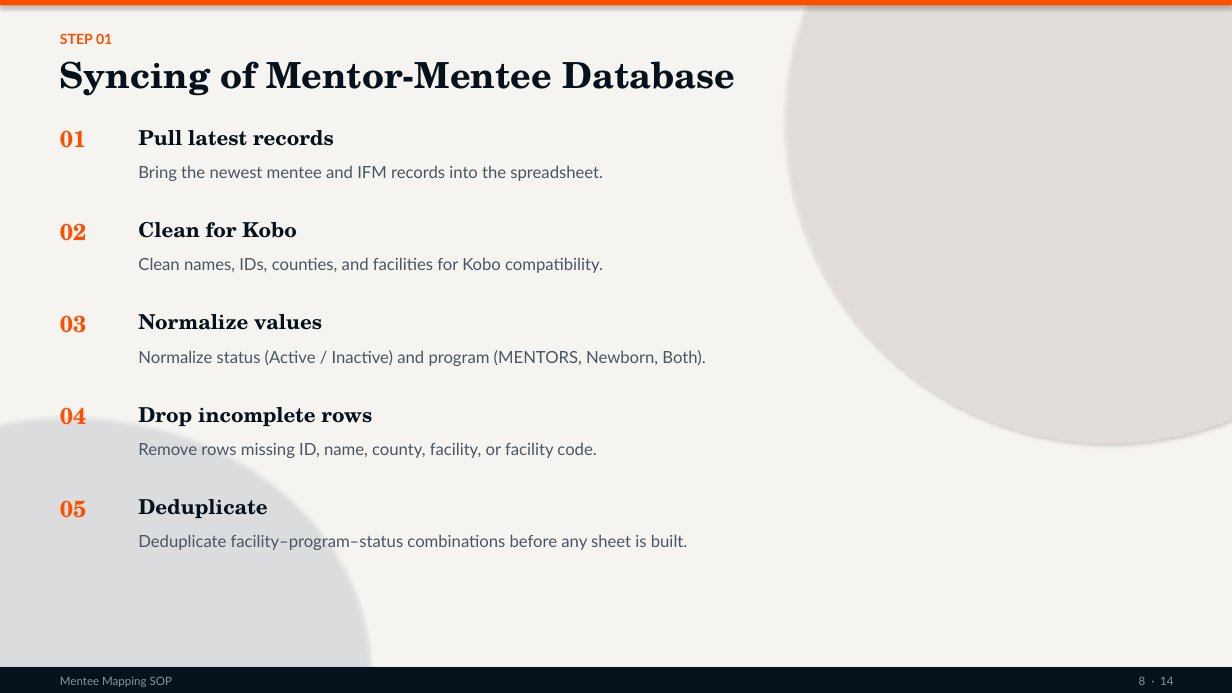
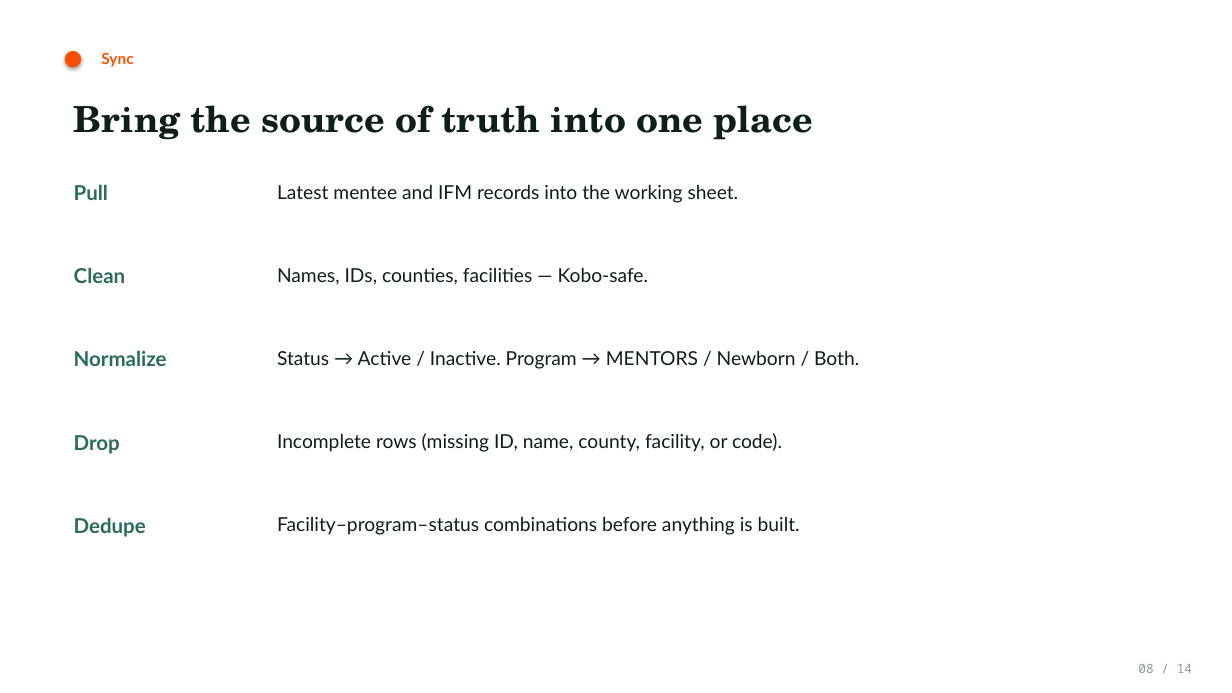
Before and after one commit to kakaijacob/Special-Operations-Schema, a slide deck: slide 8 of docs/Mentee_Mapping_SOP.pptx. Drawn at 1232x693 pixels with LibreOffice and Linux fonts; fonts in the diff are those of the drawing; background and template pictures are left out. Boxes give left, top, right and bottom in pixels: in the first picture for what was removed or moved away, otherwise in the second. Text is boxed around its words. In the diff, an @@ line names an element or a change of style, - is before the commit and + after.

```diff
--- a/docs/Mentee_Mapping_SOP.pptx
+++ b/docs/Mentee_Mapping_SOP.pptx
@@ rectangle removed at [0,0,1232,693] @@
@@ rectangle removed at [0,0,1232,6] @@
@@ ellipse removed at [786,0,1232,444] @@
@@ text removed at [60,33,112,44] @@
-STEP 01
@@ ellipse added at [65,51,81,67], fill #FD4F00 @@
@@ text added at [101,52,133,67], 12 pt, text #FD4F00, bold @@
+Sync
@@ text removed at [60,61,735,96] @@
-Syncing of Mentor-Mentee Database
@@ text added at [74,105,813,140], 28 pt, text #0D1F1A, bold @@
+Bring the source of truth into one place
@@ text removed at [60,130,86,148] @@
-01
@@ text removed at [138,130,334,146] @@
-Pull latest records
@@ text added at [74,184,108,200], 16 pt, text #2A6B5A, bold @@
+Pull
@@ text at [277,184,739,203]: text changed; size 13 to 15 pt; text colour #4A5563 to #0D1F1A @@
-Bring the newest mentee and IFM records into the spreadsheet.
+Latest mentee and IFM records into the working sheet.
@@ text removed at [60,223,86,241] @@
-02
@@ text removed at [138,222,297,238] @@
-Clean for Kobo
@@ text added at [74,267,125,283], 16 pt, text #2A6B5A, bold @@
+Clean
@@ text at [277,267,649,285]: text changed; size 13 to 15 pt; text colour #4A5563 to #0D1F1A @@
-Clean names, IDs, counties, and facilities for Kobo compatibility.
+Names, IDs, counties, facilities — Kobo-safe.
@@ text removed at [60,315,86,333] @@
-03
@@ text at [74,350,167,366]: text changed; font TeX Gyre Schola to Lato; text colour #06121B to #2A6B5A @@
-Normalize values
+Normalize
@@ text at [277,350,859,369]: text changed; size 13 to 15 pt; text colour #4A5563 to #0D1F1A @@
-Normalize status (Active / Inactive) and program (MENTORS, Newborn, Both).
+Status → Active / Inactive. Program → MENTORS / Newborn / Both.
@@ ellipse removed at [0,416,370,693] @@
@@ text removed at [60,407,86,425] @@
-04
@@ text removed at [138,407,372,426] @@
-Drop incomplete rows
@@ text added at [74,435,120,454], 16 pt, text #2A6B5A, bold @@
+Drop
@@ text at [277,433,782,452]: text changed; size 13 to 15 pt; text colour #4A5563 to #0D1F1A @@
-Remove rows missing ID, name, county, facility, or facility code.
+Incomplete rows (missing ID, name, county, facility, or code).
@@ text removed at [60,500,86,518] @@
-05
@@ text removed at [138,499,267,518] @@
-Deduplicate
@@ text added at [74,517,146,537], 16 pt, text #2A6B5A, bold @@
+Dedupe
@@ text at [277,516,800,535]: text changed; size 13 to 15 pt; text colour #4A5563 to #0D1F1A @@
-Deduplicate facility–program–status combinations before any sheet is built.
+Facility–program–status combinations before anything is built.
@@ rectangle removed at [0,667,1232,693] @@
@@ text removed at [60,676,172,687] @@
-Mentee Mapping SOP
@@ text at [1138,664,1192,673]: text changed; size 9 to 10 pt; font Lato to Noto Sans Mono; text colour #8B93A0 to #8A9A92 @@
-8 · 14
+08 / 14
```
Also in this commit, not shown: 7 other slides changed, 6 slides added, 6 slides removed, 9 other files.
